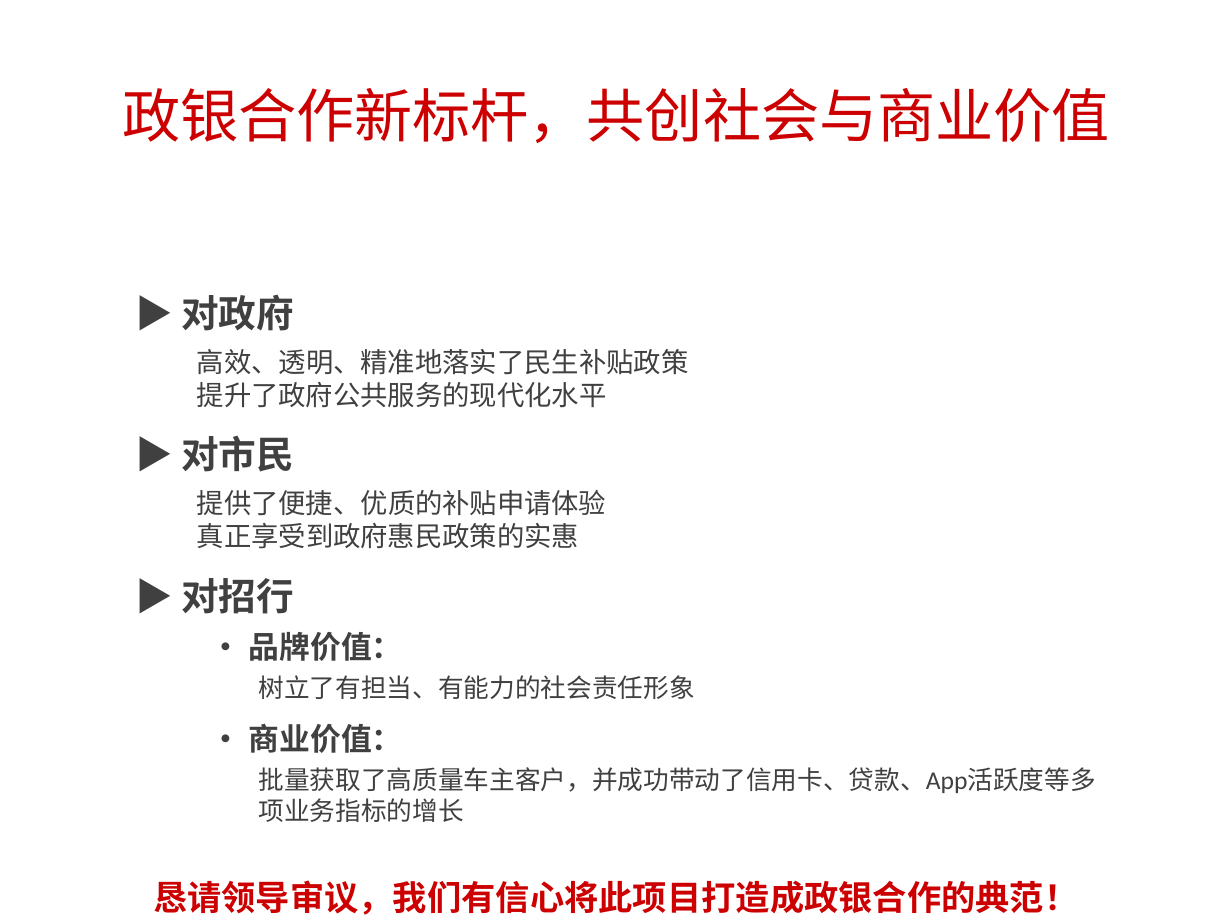
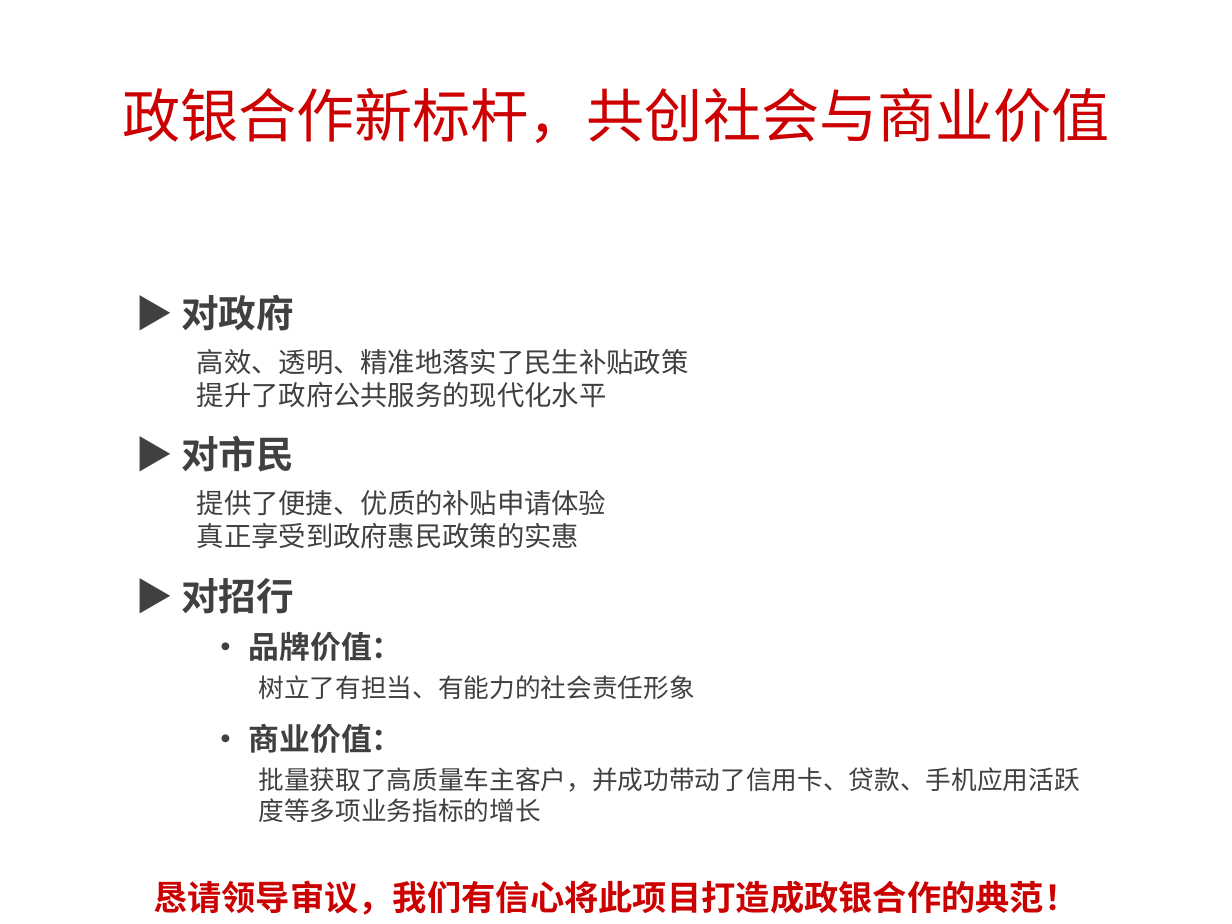
Before and after one commit to 12zhengwei/Multi-Modal-Car-Action-Recognition-1, a slide deck: slide 10 of 金陵购车节政企通补贴平台合作方案.pptx. Drawn at 1232x924 pixels with LibreOffice and Linux fonts; fonts in the diff are those of the drawing. Boxes give left, top, right and bottom in pixels: in the first picture for what was removed or moved away, otherwise in the second. Text is boxed around its words. In the diff, an @@ line names an element or a change of style, - is before the commit and + after.

```diff
--- a/金陵购车节政企通补贴平台合作方案.pptx
+++ b/金陵购车节政企通补贴平台合作方案.pptx
@@ text at bbox=[258, 767, 1079, 822]: text changed @@
-    批量获取了高质量车主客户，并成功带动了信用卡、贷款、App活跃度等多项业务指标的增长
+    批量获取了高质量车主客户，并成功带动了信用卡、贷款、手机应用活跃度等多项业务指标的增长
```
Also in this commit, not shown: 6 other slides changed, 1 other file.
